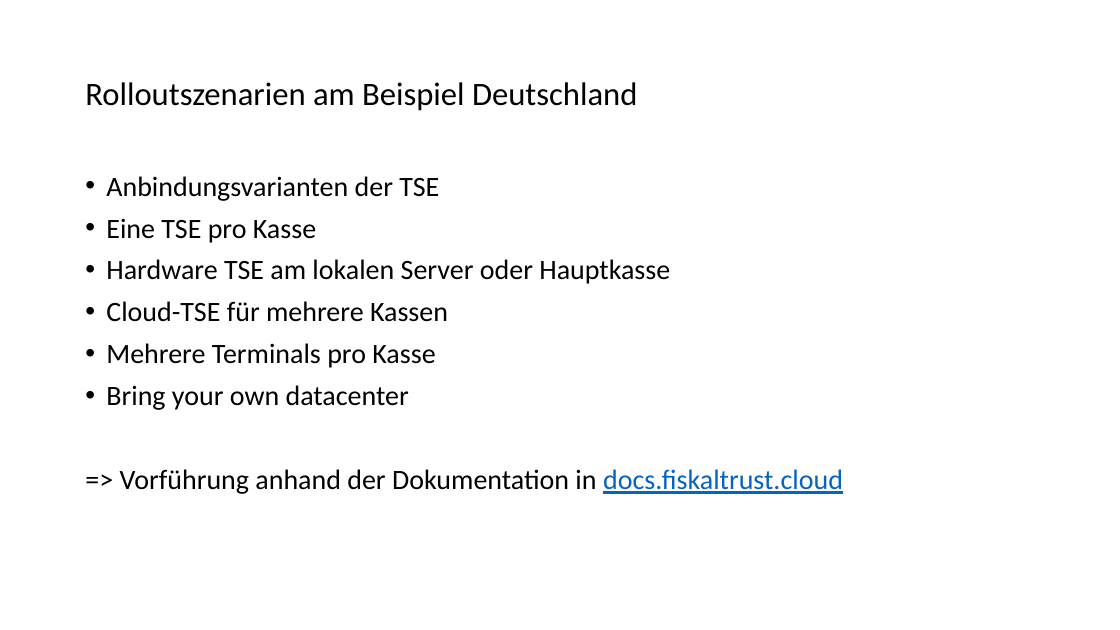
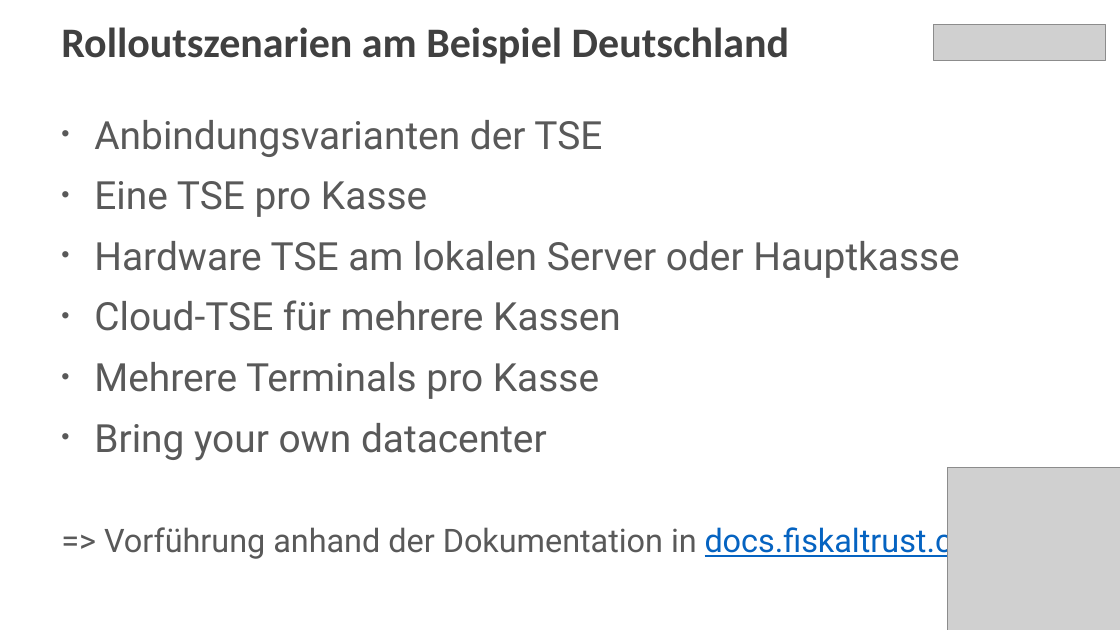
Before and after one commit to fiskaltrust/productdescription-de-doc, a slide deck: slide 23 of for-poscreators/presentation/media/lead-presentation-creator-de.pptx. Drawn at 1120x630 pixels with LibreOffice and Linux fonts; fonts in the diff are those of the drawing; grey boxes stand for pictures. Boxes give left, top, right and bottom in pixels: in the first picture for what was removed or moved away, otherwise in the second. Text is boxed around its words. In the diff, an @@ line names an element or a change of style, - is before the commit and + after.

```diff
--- a/for-poscreators/presentation/media/lead-presentation-creator-de.pptx
+++ b/for-poscreators/presentation/media/lead-presentation-creator-de.pptx
@@ title "Rolloutszenarien am Beispiel Deutschland": place and size @@
-title "Rolloutszenarien am Beispiel Deutschland" at [85, 82, 637, 111]
+title "Rolloutszenarien am Beispiel Deutschland" at [61, 27, 789, 64]
@@ title "Rolloutszenarien am Beispiel Deutschland" at [61, 27, 789, 64]: size 28 to 36 pt, text colour #000000 to #404040, bold on; vertical alignment middle to top @@
@@ picture added at [933, 24, 1105, 61] @@
@@ text "Anbindungsvarianten der TSE": place and size @@
-text "Anbindungsvarianten der TSE" at [106, 176, 843, 494]
+text "Anbindungsvarianten der TSE" at [94, 120, 1015, 561]
@@ text "Anbindungsvarianten der TSE" at [94, 120, 1015, 561]: size 24 to 33.3 pt in "Anbindungsvarianten der TSE", "Eine TSE pro Kasse", "Hardware TSE am lokalen Server oder Hauptkasse", "Cloud-TSE für mehrere Kassen" and 2 more places; font Calibri to Roboto; text colour #000000 to #595959 in "Anbindungsvarianten der TSE", "Eine TSE pro Kasse", "Hardware TSE am lokalen Server oder Hauptkasse", "Cloud-TSE für mehrere Kassen" and 3 more places; size 24 to 27.8 pt in "=> Vorführung anhand der Dokumentation in docs.fiskaltrust.c ..."; indent changed; line spacing 0.9 to 1; more space between paragraphs; line spacing 0.9 to 0.8 @@
@@ picture added at [948, 468, 1120, 630] @@
```
Also in this commit, not shown: 26 other slides changed, 3 slides added, 3 slides removed.
